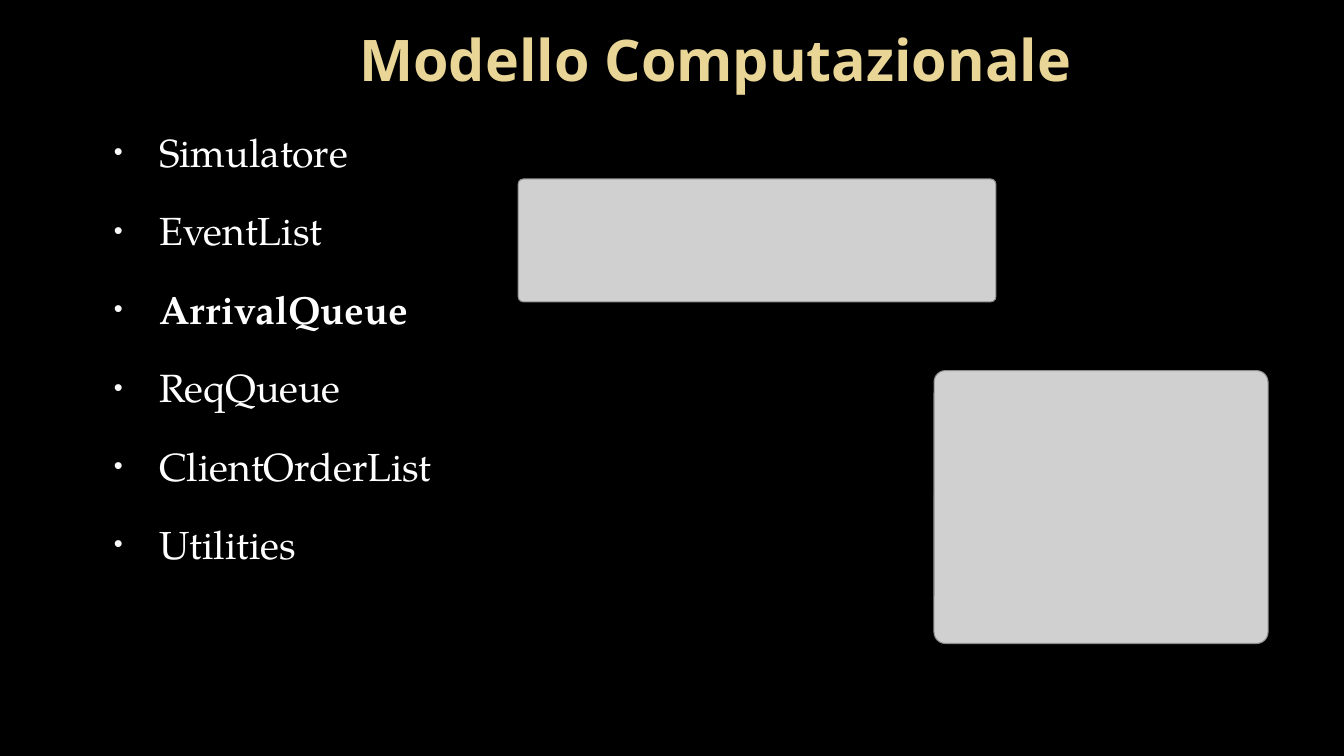
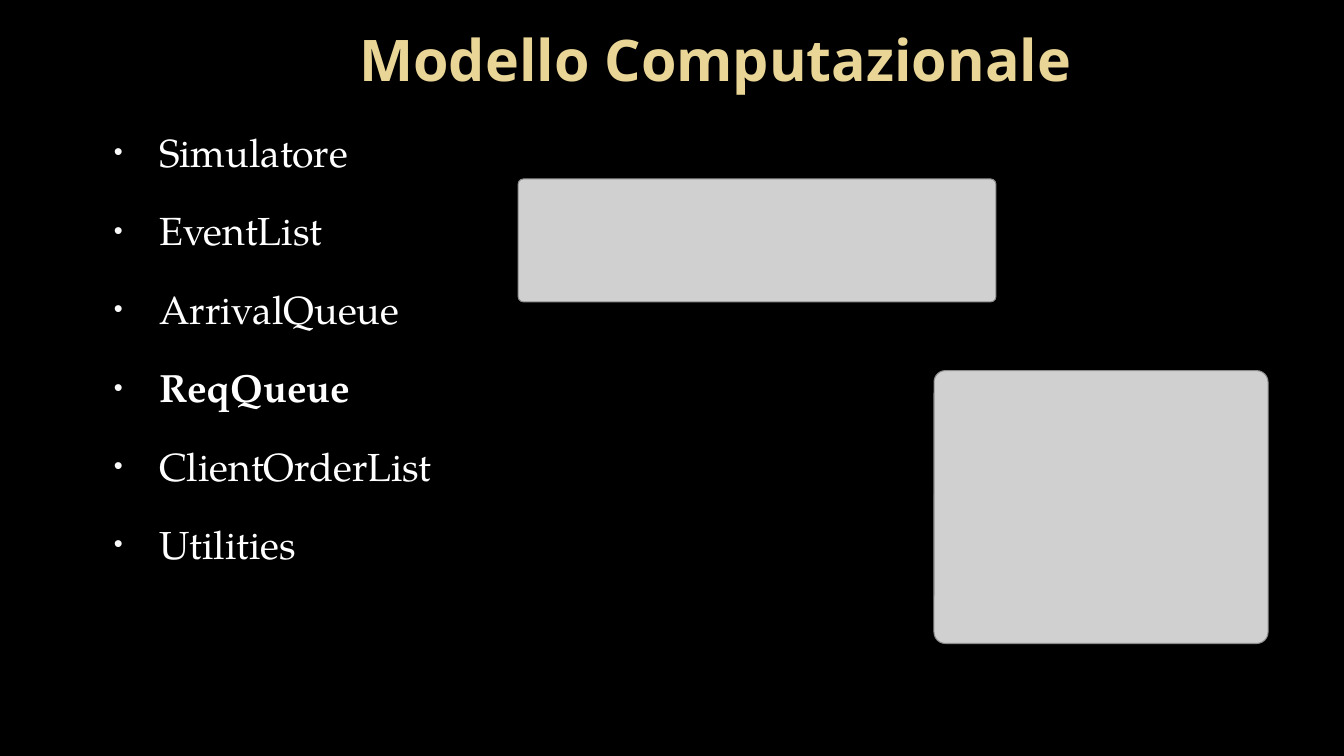
Before and after one commit to alexiey91/Progetto-MPSR, a slide deck: slide 14 of Presentazione/Presentazione - FINALE.pptx. Drawn at 1344x756 pixels with LibreOffice and Linux fonts; fonts in the diff are those of the drawing; grey boxes stand for pictures; background and template pictures are left out. Boxes give left, top, right and bottom in pixels: in the first picture for what was removed or moved away, otherwise in the second. Text is boxed around its words. In the diff, an @@ line names an element or a change of style, - is before the commit and + after.

```diff
--- a/Presentazione/Presentazione - FINALE.pptx
+++ b/Presentazione/Presentazione - FINALE.pptx
@@ text at bbox=[159, 295, 399, 412]: bold off in "ArrivalQueue"; bold on in "ReqQueue" @@
```
Also in this commit, not shown: 8 other slides changed.
